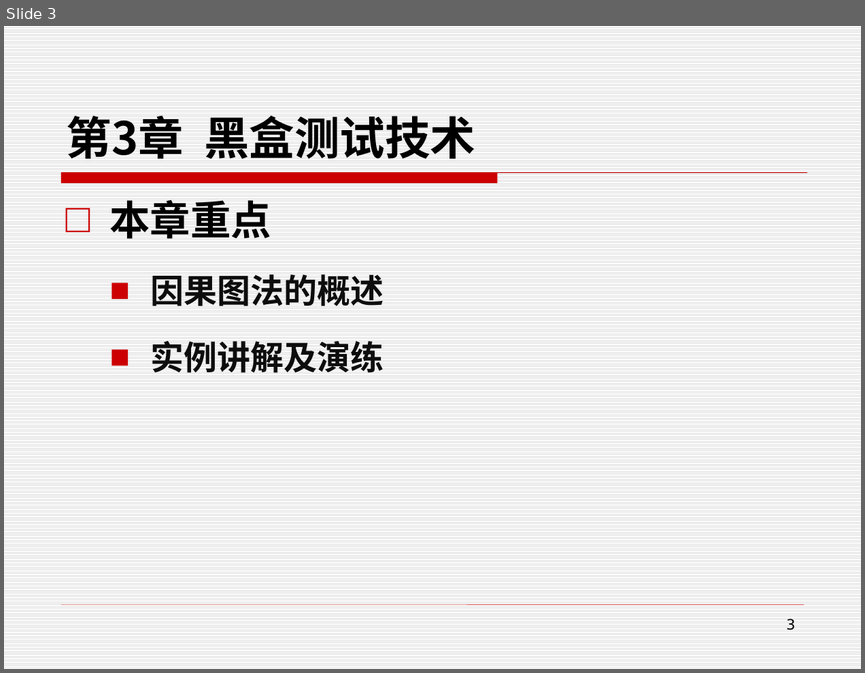
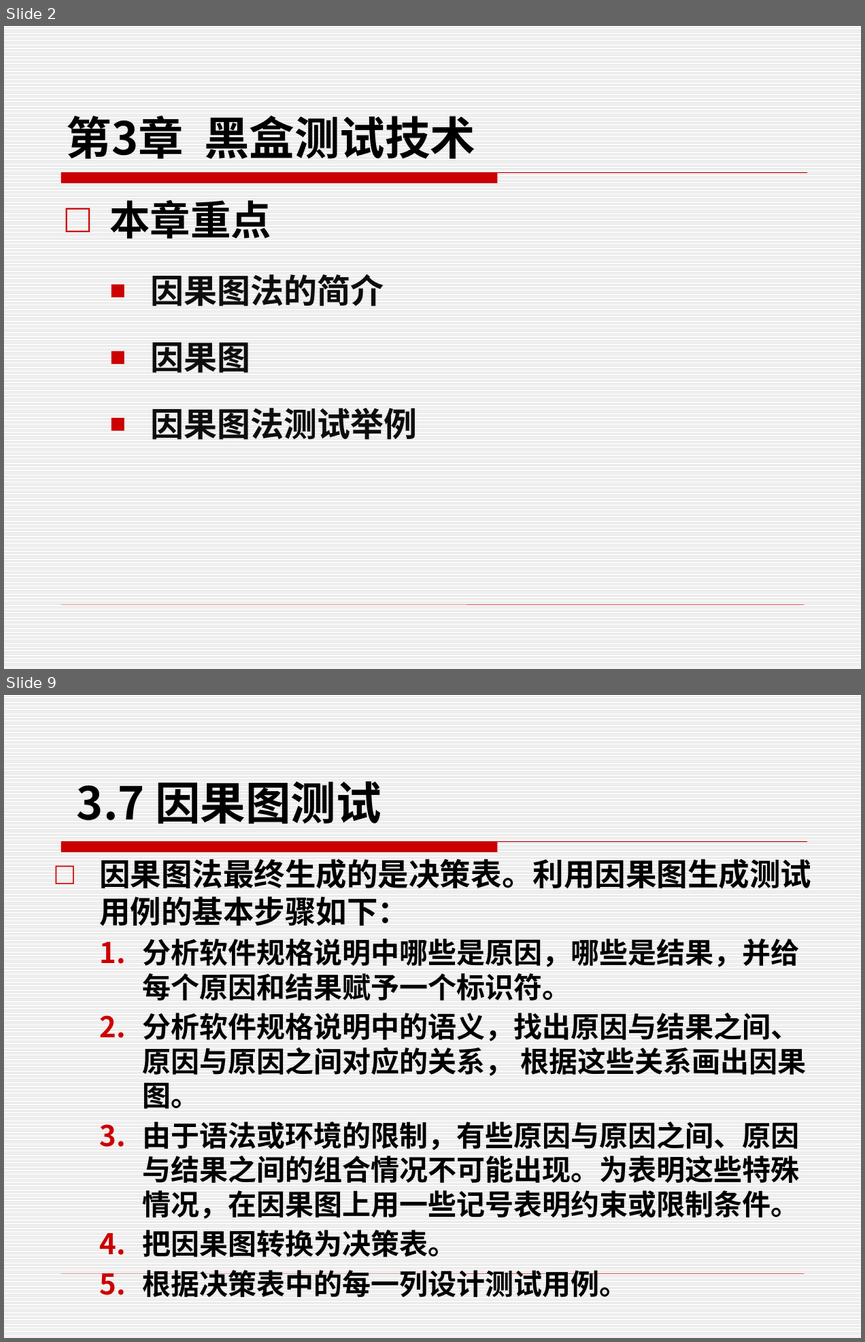
Before and after one commit to edu2act/course-foundation-software-tesing, a slide deck: PPT/第二部分 软件测试技术/3.8 黑盒测试技术 -因果图 .pptx. Shown one above the other, each under a label of ours: slide 3 before the commit, slides 2 and 9 after it; the slides between them are not shown. The pictures are 865x673 and 865x1342 pixels, drawn with LibreOffice and Linux fonts; fonts in the diff are those of the drawing. Boxes give left, top, right and bottom in pixels: in the first picture for what was removed or moved away, otherwise in the second. Text is boxed around its words. In the diff, an @@ line names an element or a change of style, - is before the commit and + after.

Commit message:
黑盒测试总结

```diff
--- a/PPT/第二部分 软件测试技术/3.8 黑盒测试技术 -因果图 .pptx
+++ b/PPT/第二部分 软件测试技术/3.8 黑盒测试技术 -因果图 .pptx
@@ slide 9 added at bbox=[4, 695, 861, 1338], background pattern #DDDDDD on #FFFFFF; not listed: 2 template elements that a slide beside it also shows @@
@@ text added at bbox=[77, 781, 381, 824], 38 pt, text #000000, bold @@
+3.7 因果图测试
@@ text added at bbox=[99, 859, 811, 1297], 24 pt, text #000000, bold @@
+□ 因果图法最终生成的是决策表。利用因果图生成测试用例的基本步骤如下：
+  1. 分析软件规格说明中哪些是原因，哪些是结果，并给每个原因和结果赋予一个标识符。
+  2. 分析软件规格说明中的语义，找出原因与结果之间、原因与原因之间对应的关系， 根据这些关系画出因果图。
+  3. 由于语法或环境的限制，有些原因与原因之间、原因与结果之间的组合情况不可能出现。为表明这些特殊情况，在因果图上用一些记号表明约束或限制条件。
+  4. 把因果图转换为决策表。
+  5. 根据决策表中的每一列设计测试用例。
@@ what was slide 3 is now slide 2 @@
@@ slide 2 changed as well @@
@@ text at bbox=[151, 274, 417, 439]: text changed @@
-  ■ 因果图法的概述
-  ■ 实例讲解及演练
+  ■ 因果图法的简介
+  ■ 因果图
+  ■ 因果图法测试举例
@@ page number removed at bbox=[786, 618, 795, 630] @@
-3
```
Also in this commit, not shown: 9 other slides changed, 12 other slides added, 12 slides removed, 7 other files.
